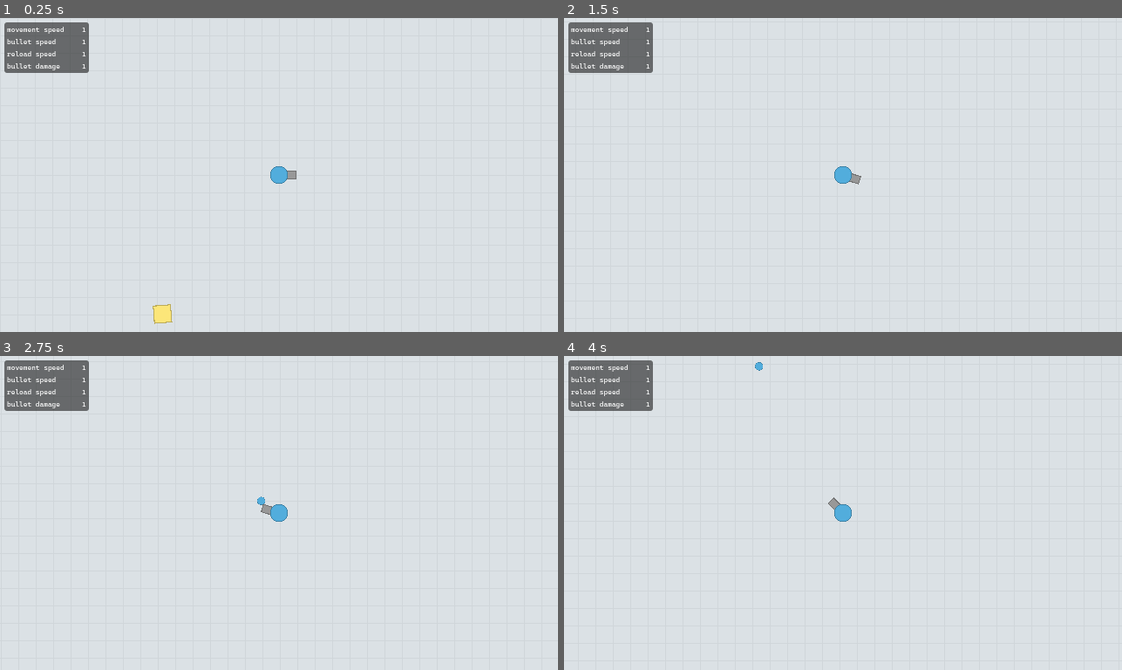
Above: before the commit, frames 1-4 (two rows, left to right).
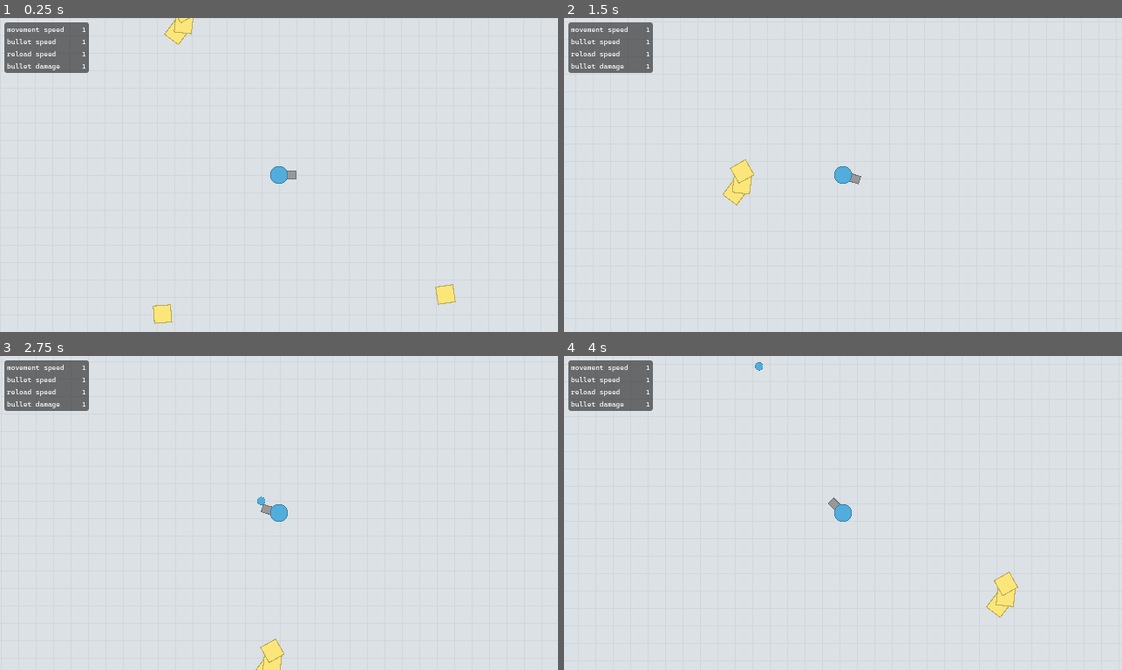
Above: after the commit, the same moments.

Repository: jackoubridge/godot-game
Game: Godot game, scene res://scenes/main.tscn
Two runs of this game, one before a commit and one after it. Both use one fixed random seed, a clock stepped at 60 frames per second and the inputs below.
Inputs (mouse positions are in pixels of both pictures, inside the frame that each line leads up to):
- Up to frame 1 (0.25 s): no input
- Up to frame 2 (1.5 s): tap Enter at 0.5 s; move the mouse to (815, 237) at 0.52 s; hold Space (shoot) 0.53-1.28 s; hold W (move_up) from 0.53 s (still down); click (815, 237) at 0.67 s; move the mouse to (1010, 222) at 1.27 s; tap Space (shoot) at 1.35 s
- Up to frame 3 (2.75 s): move the mouse to (111, 465) at 2.02 s; release W (move_up) at 2.03 s; hold A (move_left) from 2.03 s (still down); hold Space (shoot) from 2.03 s (still down)
- Up to frame 4 (4 s): move the mouse to (870, 513) at 2.77 s; release Space (shoot) at 2.78 s; tap Space (shoot) at 2.85 s; click (870, 513) at 2.92 s; move the mouse to (759, 434) at 3.52 s; release A (move_left) at 3.53 s; hold S (move_down) from 3.53 s (still down); hold Space (shoot) from 3.53 s (still down)

The runs differ from the first frame. In frame 1, 0.5% of the frame differs, in the area x 29-82%, y 0-92%; in frame 2, 0.5%; in frame 3, 0.3%; in frame 4, 0.5%.

Commit message:
Spawner has num_squares_threshold

Diff:
--- a/scripts/spawner.gd
+++ b/scripts/spawner.gd
@@ -1,6 +1,7 @@
 extends Node2D
 
 var num_squares: int = 0
+@export var num_squares_threshold: int = 5
 
 var square_path = preload("res://scenes/square.tscn")
 var player_pos: Vector2
@@ -14,7 +15,7 @@
 	pass
 
 func _physics_process(_delta: float) -> void:
-	if num_squares == 0:
+	if num_squares < num_squares_threshold:
 		spawn_square()
 
 func spawn_square():
